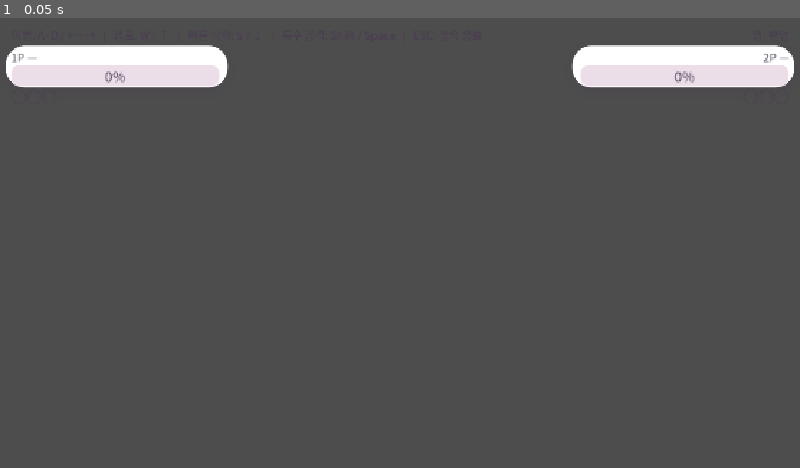
Above: before the commit, frame 1.
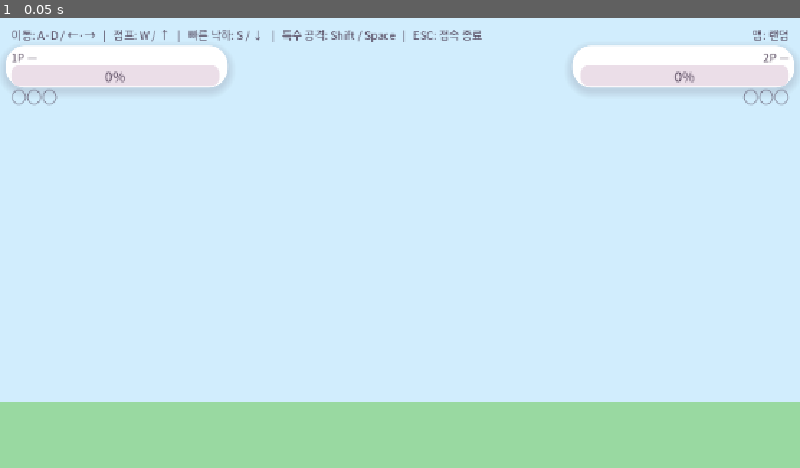
Above: after the commit, the same moment.

Repository: KADSA-OFFICIAL/Group-3
Game: Godot game, scene res://scenes/main.tscn
Same seed, same stepped clock (60 frames per second), same inputs: the game is played once before the commit and once after it. This scene is started directly instead of the project's main scene.
Inputs:
- Up to frame 1 (0.05 s): no input

The runs differ from the first frame. In frame 1, 95% of the frame differs, in the area x 0-100%, y 0-100%.
Error before the commit: Parse Error: Cannot infer the type of "path" variable because the value doesn't have a set type. (res://scripts/maps.gd:64)
Error after the commit: Trying to assign an array of type "Array" to a variable of type "Array[Node2D]". (res://scripts/main.gd:191)

Commit message:
fix: maps.gd 파싱 오류로 게임이 실행되지 않던 것 (#66)
Dictionary.get()은 Variant를 돌려주는데 := 로 받아서 타입 추론이 실패했다.
Maps는 오토로드가 아니지만 GameState가 시작할 때 Maps.names()를 부르므로
게임이 아예 뜨지 않았다.

- scene()에서 표에서 꺼낸 값을 명시 타입(String)으로 받는다
- 같은 함정을 CLAUDE.md·AGENTS.md 개발 주의에 남겼다

characters.gd·weapons.gd는 원래 명시 타입으로 받고 있어 문제가 없었다 —
맵 표를 만들 때만 := 를 썼다.

Co-Authored-By: Claude Opus 5 <noreply@anthropic.com>

Diff:
--- a/scripts/maps.gd
+++ b/scripts/maps.gd
@@ -60,10 +60,14 @@
 
 ## 맵 지형 씬. 이름이 목록에 없거나 파일이 없으면 첫 맵으로 대신한다 —
 ## 맵을 못 불러와서 허공에서 시작하는 것보다 낫다.
+## 표에서 꺼낸 값은 Variant라서 **반드시 명시 타입으로 받는다** —
+## `var x := DIR + dict.get(...)`처럼 쓰면 타입 추론이 실패해 스크립트가 파싱되지 않는다.
 static func scene(map_name: String) -> PackedScene:
-	var path := DIR + get_map(map_name).get("file", "")
-	if not ResourceLoader.exists(path):
-		path = DIR + LIST[0]["file"]
+	var file: String = get_map(map_name).get("file", "")
+	var path: String = DIR + file
+	if file.is_empty() or not ResourceLoader.exists(path):
+		var fallback: String = LIST[0]["file"]
+		path = DIR + fallback
 	if not ResourceLoader.exists(path):
 		return null
 	return load(path)
Not shown, changed: AGENTS.md
Not shown, changed: CLAUDE.md
